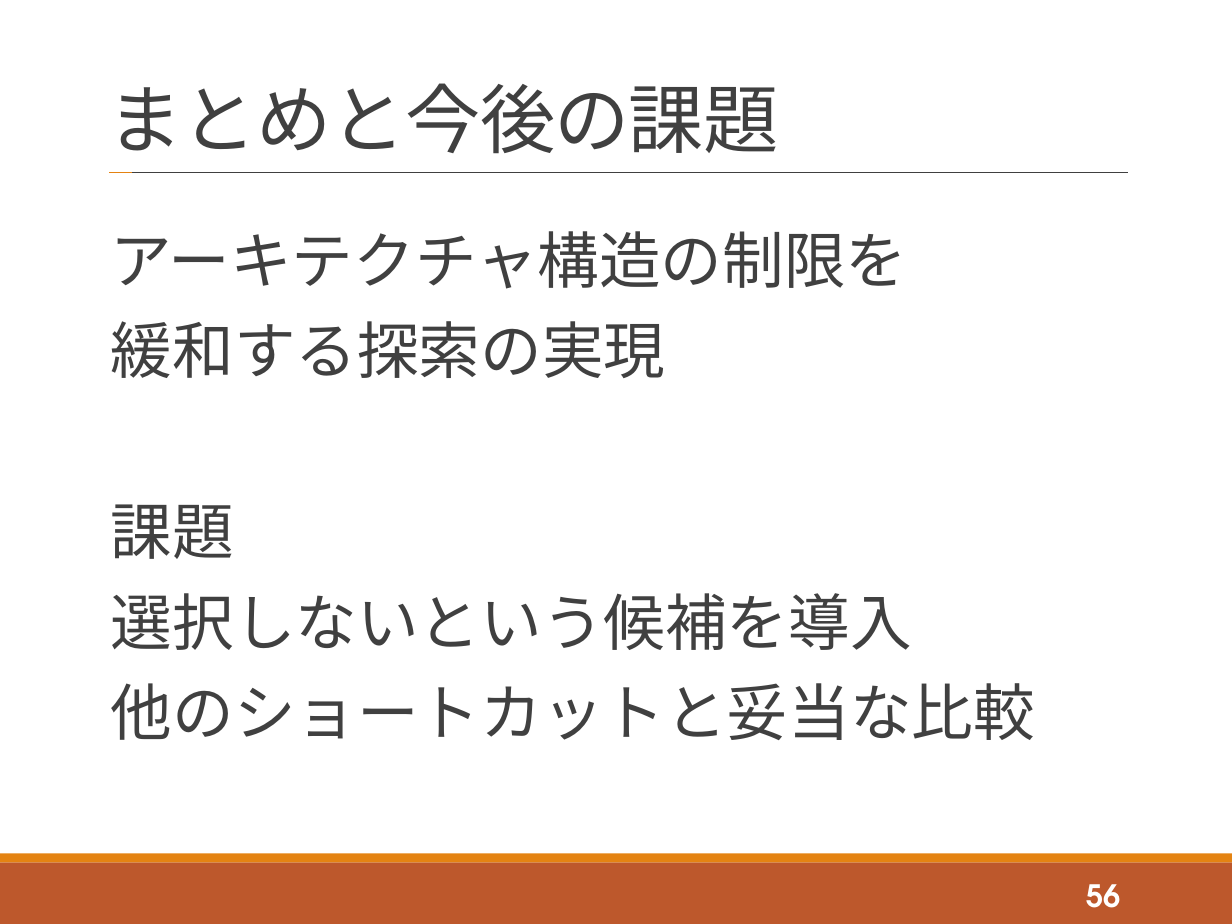
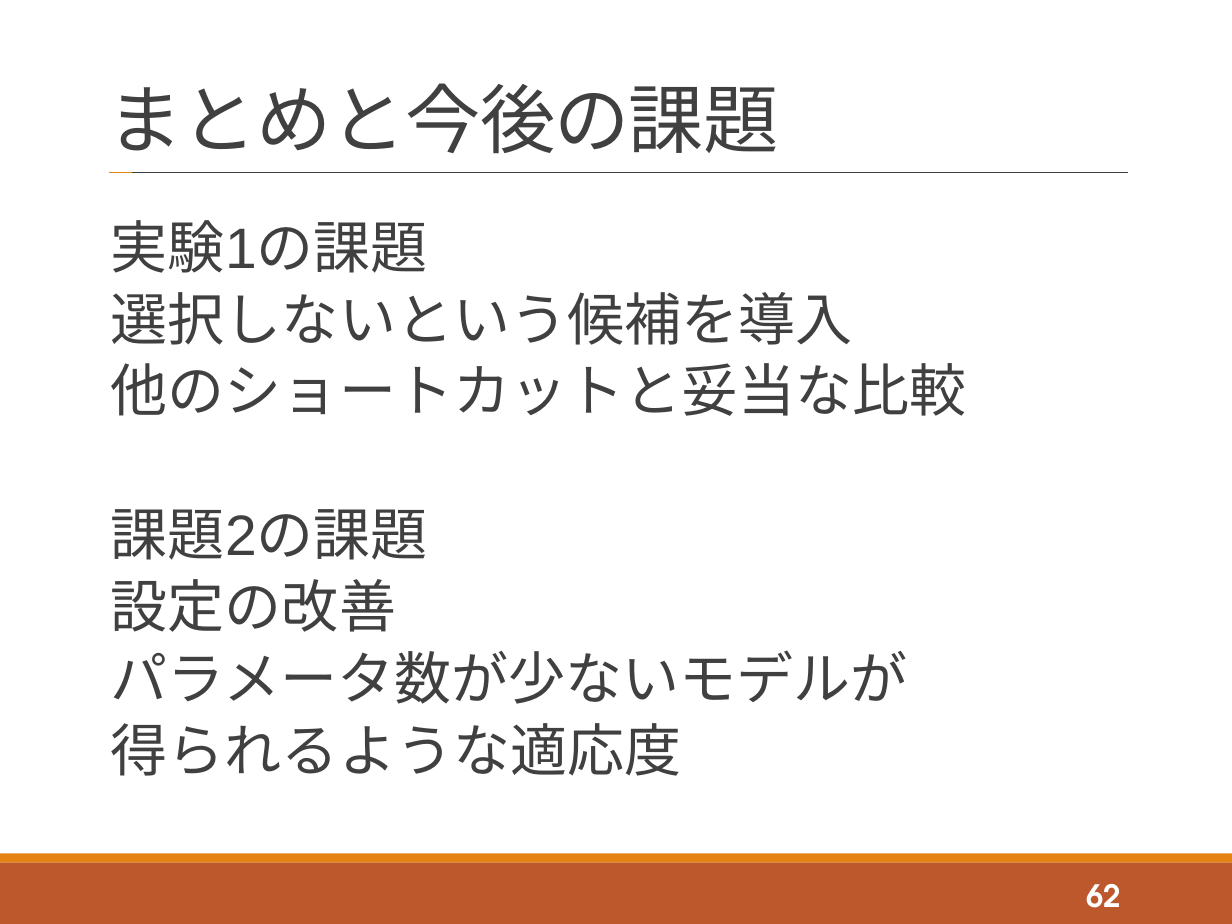
Before and after one commit to tatsuya-sugiyama/WeeklyReport, a slide deck: slide 62 of report/2020後期/2020_2nd_sugiyama.pptx (slide 56 before the commit). Drawn at 1232x924 pixels with LibreOffice and Linux fonts; fonts in the diff are those of the drawing. Boxes give left, top, right and bottom in pixels: in the first picture for what was removed or moved away, otherwise in the second. Text is boxed around its words. In the diff, an @@ line names an element or a change of style, - is before the commit and + after.

```diff
--- a/report/2020後期/2020_2nd_sugiyama.pptx
+++ b/report/2020後期/2020_2nd_sugiyama.pptx
@@ text at [111,220,428,273]: text changed; size 36 to 33.3 pt @@
-アーキテクチャ構造の制限を
-緩和する探索の実現
-課題
+実験1の課題
@@ text at [111,292,967,416]: size 36 to 33.3 pt in "選択しないという候補を導入", "他のショートカットと妥当な比較"; line spacing 0.9 to 0.7 @@
@@ text at [111,509,908,776]: paragraphs added @@
+課題2の課題
+設定の改善
+パラメータ数が少ないモデルが
+得られるような適応度
@@ page number at [1086,884,1120,908]: text changed @@
-56
+62
```
Also in this commit, not shown: 14 other slides changed, 7 slides added, 2 slides removed.
